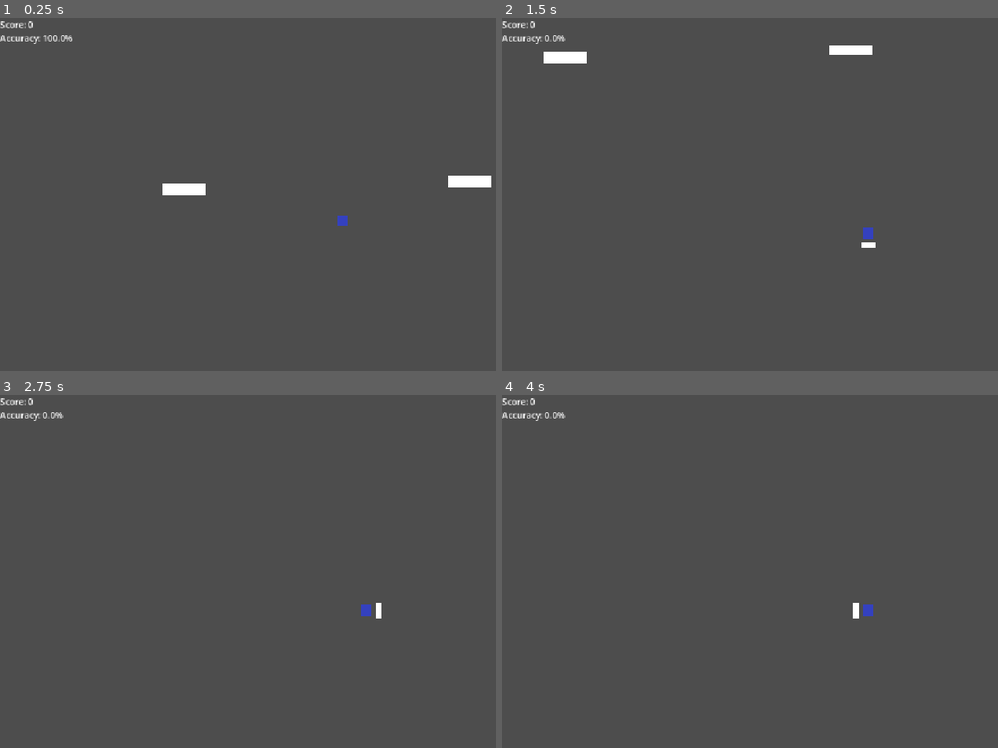
Above: before the commit, frames 1-4 (two rows, left to right).
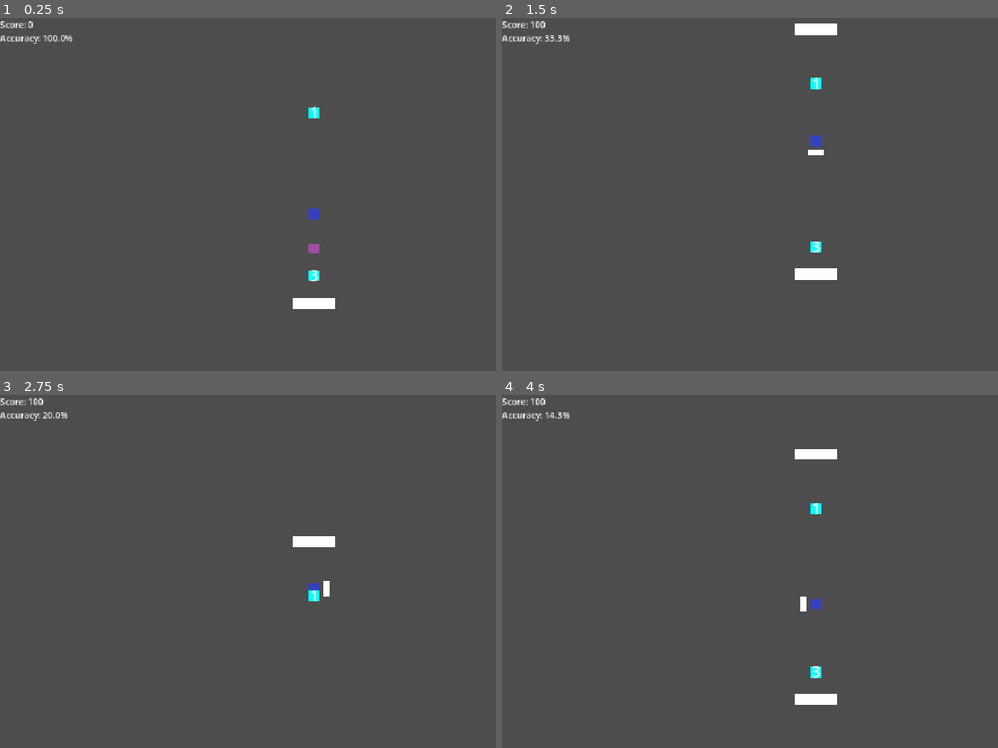
Above: after the commit, the same moments.

Repository: ftambler/godot-rythm-game
Game: Godot game, scene res://Game.tscn
Same seed, same stepped clock (60 frames per second), same inputs: the game is played once before the commit and once after it.
Inputs:
- Up to frame 1 (0.25 s): no input
- Up to frame 2 (1.5 s): hold Right (shield_right) 0.53-1.28 s; hold Space (hit_orb) 0.53-1.28 s; hold S (shield_down) from 1.28 s (still down); tap Space (hit_orb) at 1.35 s
- Up to frame 3 (2.75 s): release S (shield_down) at 2.03 s; hold Right (shield_right) from 2.03 s (still down); hold Space (hit_orb) from 2.03 s (still down)
- Up to frame 4 (4 s): release Right (shield_right) at 2.78 s; release Space (hit_orb) at 2.78 s; hold Up (shield_up) 2.78-3.53 s; tap Space (hit_orb) at 2.85 s; hold Left (shield_left) from 3.53 s (still down); hold Space (hit_orb) from 3.53 s (still down)

The runs differ from the first frame. In frame 1, 1.2% of the frame differs, in the area x 32-100%, y 24-83%; in frame 2, 1.6%, in the area x 5-76%, y 0-75%; in frame 3, 0.7%; in frame 4, 1.0%.

Commit message:
Added level loading and building on runtime

Diff:
--- a/Game.tscn
+++ b/Game.tscn
@@ -1,27 +1,16 @@
 [gd_scene format=3 uid="uid://lju8rbqgrtpf"]
 
 [ext_resource type="Script" uid="uid://bx8i0ipvf2152" path="res://scripts/Game.gd" id="1_sb48q"]
-[ext_resource type="PackedScene" uid="uid://d08dbfy3qd8qr" path="res://objects/Player.tscn" id="1_wbfu4"]
-[ext_resource type="PackedScene" uid="uid://x4behcck40to" path="res://objects/Wall.tscn" id="2_xkndl"]
+[ext_resource type="PackedScene" uid="uid://d08dbfy3qd8qr" path="res://scenes/Player.tscn" id="1_wbfu4"]
 [ext_resource type="Script" uid="uid://yj80pqfvgcta" path="res://scripts/scoring/ScoreHandler.gd" id="3_u44n3"]
+[ext_resource type="Script" uid="uid://b3clh8jwssaqj" path="res://scripts/level/level_manager.gd" id="5_r0x5m"]
 [ext_resource type="Script" uid="uid://c0o8owm1kvvwu" path="res://scripts/scoring/HUD.gd" id="5_t88pq"]
 
 [node name="Game" type="Node2D" unique_id=762137820]
 script = ExtResource("1_sb48q")
 
-[node name="Player" parent="." unique_id=35958358 instance=ExtResource("1_wbfu4")]
-position = Vector2(580, 348)
-
 [node name="ScoreHandler" type="Node" parent="." unique_id=1532150037]
 script = ExtResource("3_u44n3")
-
-[node name="Walls" type="Node" parent="." unique_id=520536821]
-
-[node name="Wall2" parent="Walls" unique_id=797682940 instance=ExtResource("2_xkndl")]
-position = Vector2(342, 344)
-
-[node name="Wall" parent="Walls" unique_id=868369098 instance=ExtResource("2_xkndl")]
-position = Vector2(866, 330)
 
 [node name="HUD" type="CanvasLayer" parent="." unique_id=18197588]
 script = ExtResource("5_t88pq")
@@ -34,3 +23,14 @@
 offset_top = 25.0
 offset_right = 40.0
 offset_bottom = 48.0
+
+[node name="Player" parent="." unique_id=35958358 instance=ExtResource("1_wbfu4")]
+
+[node name="LevelManager" type="Node" parent="." unique_id=1655049988]
+script = ExtResource("5_r0x5m")
+
+[node name="Walls" type="Node2D" parent="LevelManager" unique_id=843267532]
+
+[node name="SpeedTriggers" type="Node2D" parent="LevelManager" unique_id=1421972330]
+
+[node name="Orbs" type="Node2D" parent="LevelManager" unique_id=1051268075]
--- a/scripts/Game.gd
+++ b/scripts/Game.gd
@@ -1,18 +1,42 @@
 extends Node2D
 
-@onready var player: Player = $Player
+const WALL_SCENE := preload("res://scenes/Wall.tscn")
+const ORB_SCENE := preload("res://scenes/Orb.tscn")
+
 @onready var score_handler: ScoreHandler = $ScoreHandler
 @onready var hud: HUD = $HUD
+@onready var level_manager: LevelManager = $LevelManager
+@onready var player: Player = $Player
+
+var level: LevelData
 
 func _ready() -> void:
 	player.hit_registered.connect(score_handler.handle_hit)
 	score_handler.score_updated.connect(update_hud)
+	update_hud(score_handler.get_score(), score_handler.get_accuracy())
+	player.object_hit.connect(level_manager.object_hit)
 
-	update_hud(
-		score_handler.get_score(),
-		score_handler.get_accuracy()
-	)
+	_load_level()
 
+
+func _load_level() -> void:
+	level = LevelLoader.load_level("res://levels/test.json")
+
+	if level == null:
+		return
+
+	player.position = level.player_position
+	player.movement_direction = PlayerDirection.from_vector(level.player_direction)
+	player.speed_type = level.player_speed
+	level_manager.start_level(level)
+
+	print("Loaded level!")
+	print("Music: ", level.music)
+	print("Song duration: ", level.song_duration)
+	print("Player position: ", level.player_position)
+	print("Player direction: ", level.player_direction)
+	print("Player speed: ", level.player_speed)
+	print("Objects: ", level.objects.size())
 
 func update_hud(score: int, accuracy: float) -> void:
 	hud.update_score(score)
--- /dev/null
+++ b/scripts/level/level_data.gd
@@ -0,0 +1,11 @@
+class_name LevelData
+
+var music: String
+var song_start: float
+var song_duration: float
+
+var player_position: Vector2
+var player_direction: Vector2
+var player_speed: PlayerSpeed.Type
+
+var objects: Array[LevelObjectData] = []
--- /dev/null
+++ b/scripts/level/level_loader.gd
@@ -0,0 +1,86 @@
+class_name LevelLoader
+
+
+static func load_level(path: String) -> LevelData:
+	var file := FileAccess.open(path, FileAccess.READ)
+
+	if file == null:
+		push_error("Could not open level: " + path)
+		return null
+
+	var json_text := file.get_as_text()
+	var json_data = JSON.parse_string(json_text)
+
+	if json_data == null:
+		push_error("Invalid JSON in level: " + path)
+		return null
+
+	return _parse_level(json_data)
+
+
+static func _parse_level(data: Dictionary) -> LevelData:
+	var level := LevelData.new()
+
+	level.music = data["music"]
+	level.song_start = data["songStart"]
+	level.song_duration = data["songDuration"]
+
+	var player_data: Dictionary = data["player"]
+
+	level.player_position = Vector2(
+		player_data["position"][0],
+		player_data["position"][1]
+	)
+
+	level.player_direction = Vector2(
+		player_data["direction"][0],
+		player_data["direction"][1]
+	)
+
+	level.player_speed = PlayerSpeed.Type.values()[int(player_data["speed"]) - 1]
+
+	for object_data in data["objects"]:
+		level.objects.append(_parse_object(object_data))
+
+	return level
+
+
+static func _parse_object(data: Dictionary) -> LevelObjectData:
+	var object := LevelObjectData.new()
+
+	object.type = data["type"]
+
+	object.position = Vector2(
+		data["position"][0],
+		data["position"][1]
+	)
+
+	object.start = data["start"]
+	object.end = data["end"]
+	object.group_id = data["groupId"]
+
+	if data.has("wallType"):
+		object.wall_type = _parse_wall_type(data["wallType"])
+
+	if data.has("speed"):
+		object.speed_type = PlayerSpeed.Type.values()[int(data["speed"]) - 1]
+
+	return object
+
+static func _parse_wall_type(value: String) -> Wall.WallRotation:
+	match value:
+		"HORIZONTAL":
+			return Wall.WallRotation.HORIZONTAL
+
+		"VERTICAL":
+			return Wall.WallRotation.VERTICAL
+
+		"DIAGONAL_DOWN":
+			return Wall.WallRotation.DIAGONAL_DOWN
+
+		"DIAGONAL_UP":
+			return Wall.WallRotation.DIAGONAL_UP
+
+		_:
+			push_error("Unknown wall type: " + value)
+			return Wall.WallRotation.HORIZONTAL
--- /dev/null
+++ b/scripts/level/level_manager.gd
@@ -0,0 +1,118 @@
+class_name LevelManager
+extends Node
+
+
+const WALL_SCENE := preload("res://scenes/Wall.tscn")
+const ORB_SCENE := preload("res://scenes/Orb.tscn")
+const SPEED_TRIGGER_SCENE := preload("res://scenes/SpeedTrigger.tscn")
+
+@onready var walls: Node2D = $Walls
+@onready var orbs: Node2D = $Orbs
+@onready var speed_triggers: Node2D = $SpeedTriggers
+
+var level: LevelData
+var level_time: float = 0.0
+
+var spawn_queue: Array[LevelObjectData] = []
+var despawn_queue: Array[LevelObjectData] = []
+
+var active_objects: Dictionary = {}
+
+func start_level(level_data: LevelData) -> void:
+	level = level_data
+	level_time = level.song_start
+
+	spawn_queue = level.objects.duplicate()
+	spawn_queue.sort_custom(_sort_by_start)
+
+	despawn_queue = level.objects.duplicate()
+	despawn_queue.sort_custom(_sort_by_end)
+
+	active_objects.clear()
+
+
+func _process(delta: float) -> void:
+	if level == null:
+		return
+
+	level_time += delta
+
+	_process_spawns()
+	_process_despawns()
+
+
+func _process_spawns() -> void:
+	while not spawn_queue.is_empty():
+		var data := spawn_queue[0]
+
+		if data.start > level_time:
+			break
+
+		spawn_queue.pop_front()
+		_spawn_object(data)
+
+
+func _process_despawns() -> void:
+	while not despawn_queue.is_empty():
+		var data := despawn_queue[0]
+
+		if data.end > level_time:
+			break
+
+		despawn_queue.pop_front()
+
+		if active_objects.has(data):
+			_despawn_object(data)
+
+
+func _spawn_object(data: LevelObjectData) -> void:
+	var object: Node2D
+
+	match data.type:
+		"walls":
+			object = WALL_SCENE.instantiate()
+			var wall: Wall = object
+			wall.wall_rotation = data.wall_type
+			walls.add_child(object)
+
+		"orb":
+			object = ORB_SCENE.instantiate()
+			orbs.add_child(object)
+
+		"speed_trigger":
+			object = SPEED_TRIGGER_SCENE.instantiate()
+			var speed_trigger: SpeedTrigger = object
+			speed_trigger.speed_type = data.speed_type
+			speed_triggers.add_child(object)
+
+		_:
+			push_error("Unknown level object type: " + data.type)
+			return
+
+	object.position = data.position
+	active_objects[data] = object
+
+
+func _despawn_object(data: LevelObjectData) -> void:
+	var object: Node = active_objects[data]
+
+	if is_instance_valid(object):
+		object.queue_free()
+
+	active_objects.erase(data)
+
+
+func object_hit(object: Node) -> void:
+	if object is Orb:
+		for data in active_objects:
+			if active_objects[data] == object:
+				_despawn_object(data)
+				return
+
+
+func _sort_by_start(a: LevelObjectData, b: LevelObjectData) -> bool:
+	return a.start < b.start
+
+
+func _sort_by_end(a: LevelObjectData, b: LevelObjectData) -> bool:
+	return a.end < b.end
--- /dev/null
+++ b/scripts/level/level_object_data.gd
@@ -0,0 +1,10 @@
+class_name LevelObjectData
+
+
+var type: String
+var position: Vector2
+var start: float
+var end: float
+var group_id: int
+var wall_type: Wall.WallRotation
+var speed_type: PlayerSpeed.Type
